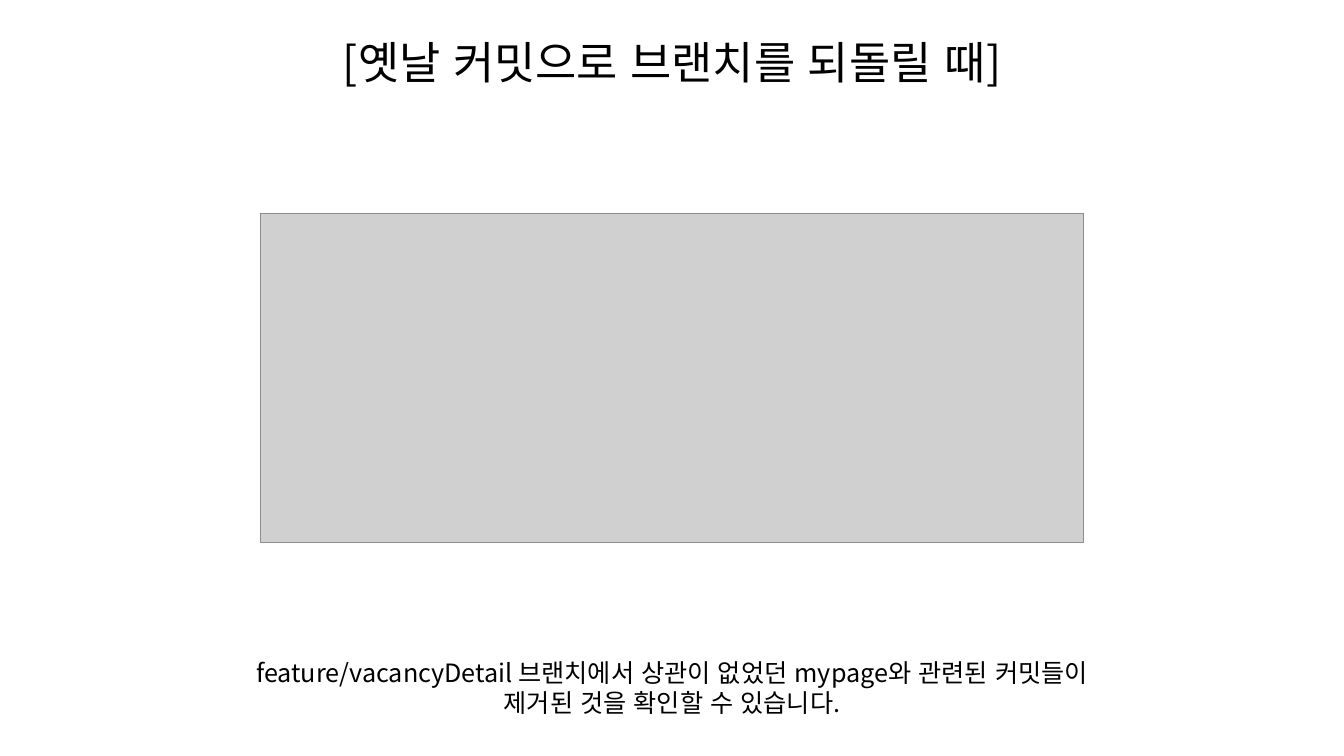
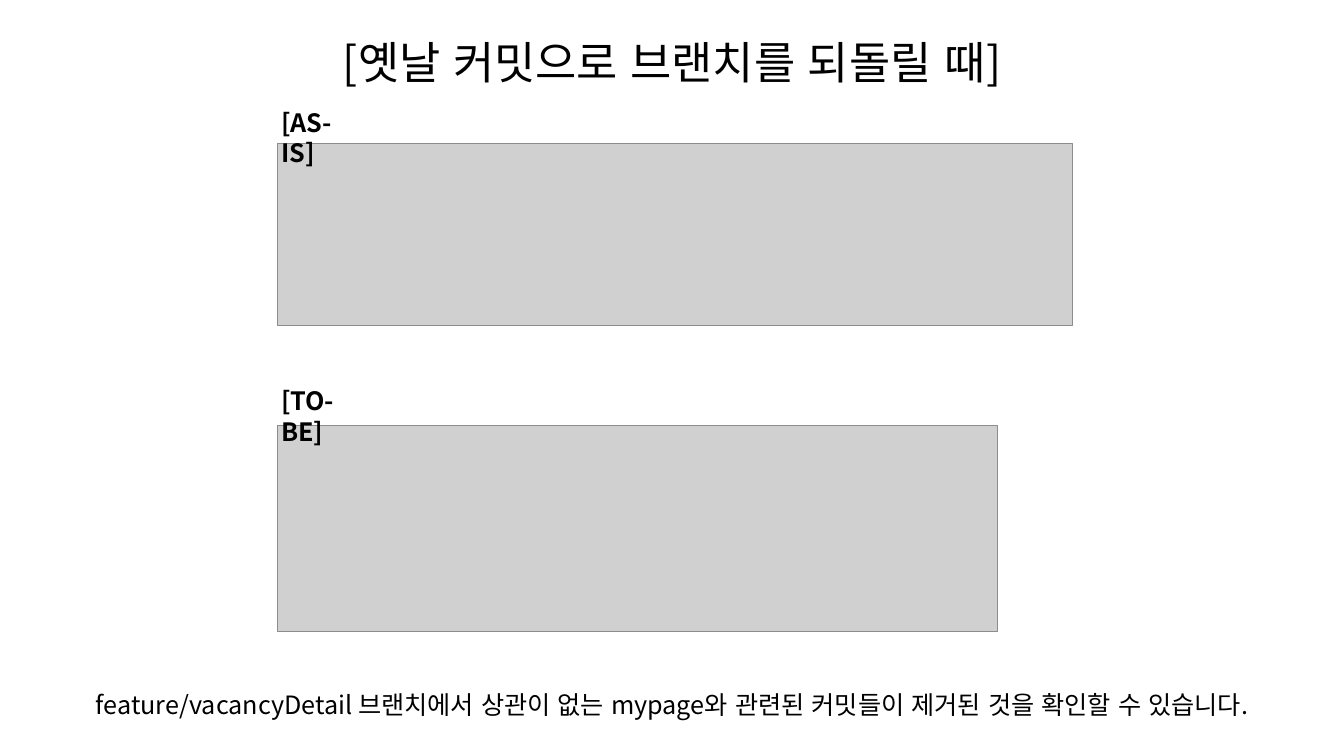
Before and after one commit to SeungHeeNoh/study_well, a slide deck: slide 41 of docs/10. 편리한 기능.pptx. Drawn at 1344x756 pixels with LibreOffice and Linux fonts; fonts in the diff are those of the drawing; grey boxes stand for pictures. Boxes give left, top, right and bottom in pixels: in the first picture for what was removed or moved away, otherwise in the second. Text is boxed around its words. In the diff, an @@ line names an element or a change of style, - is before the commit and + after.

```diff
--- a/docs/10. 편리한 기능.pptx
+++ b/docs/10. 편리한 기능.pptx
@@ text added at box(281, 111, 332, 167), 18 pt, text #000000, bold @@
+[AS-IS]
@@ picture added at box(278, 143, 1074, 325) @@
@@ text added at box(281, 389, 334, 446), 18 pt, text #000000, bold @@
+[TO-BE]
@@ picture: place and size @@
-picture at box(260, 214, 1084, 543)
+picture at box(278, 426, 998, 632)
@@ text at box(96, 693, 1248, 720): text changed @@
-feature/vacancyDetail 브랜치에서 상관이 없었던 mypage와 관련된 커밋들이
-제거된 것을 확인할 수 있습니다.
+feature/vacancyDetail 브랜치에서 상관이 없는 mypage와 관련된 커밋들이 제거된 것을 확인할 수 있습니다.
```
Also in this commit, not shown: 8 other slides changed, 5 slides added, 4 slides removed.
